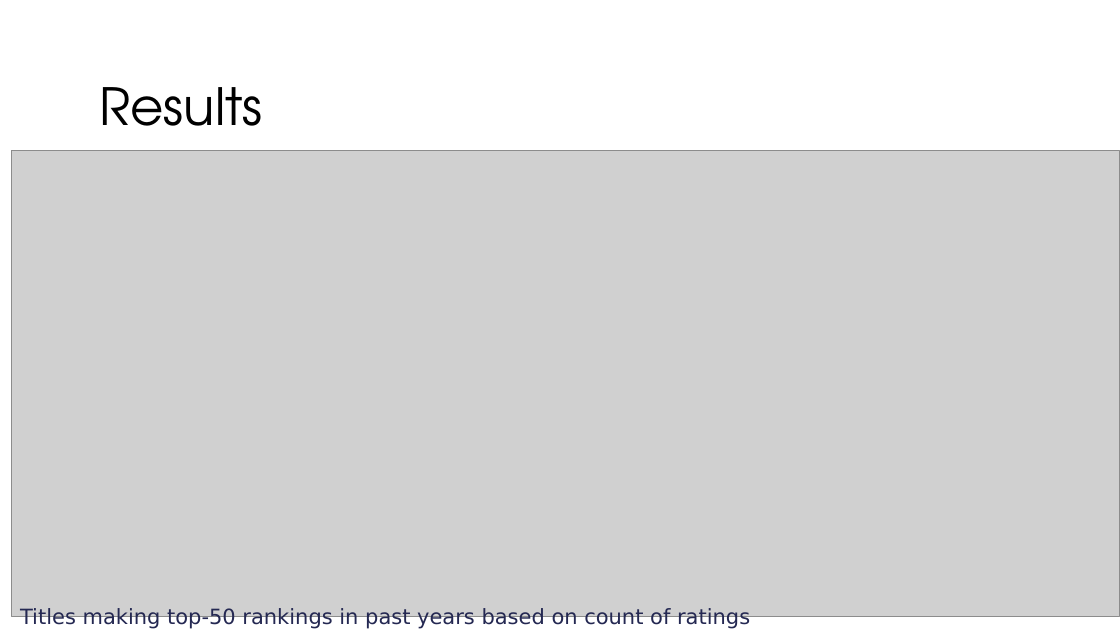
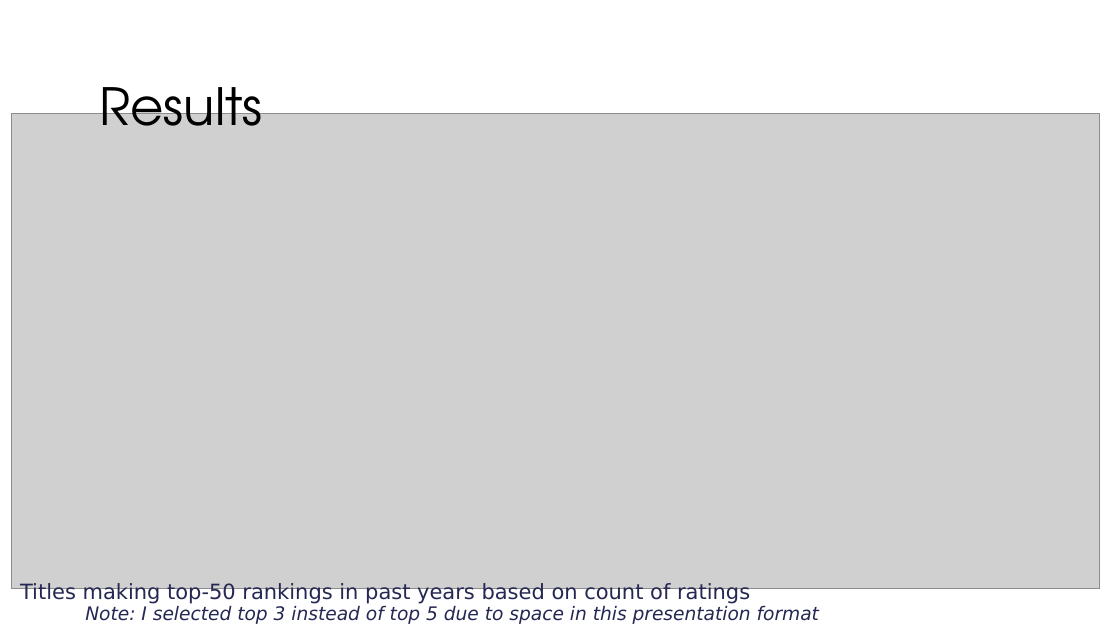
Before and after one commit to learningsCCM/Final-Project, a slide deck: slide 4 of FinalProjectPresentation.pptx (slide 5 before the commit). Drawn at 1120x630 pixels with LibreOffice and Linux fonts; fonts in the diff are those of the drawing; grey boxes stand for pictures. Boxes give left, top, right and bottom in pixels: in the first picture for what was removed or moved away, otherwise in the second. Text is boxed around its words. In the diff, an @@ line names an element or a change of style, - is before the commit and + after.

```diff
--- a/FinalProjectPresentation.pptx
+++ b/FinalProjectPresentation.pptx
@@ picture resized from (x1=12, y1=151, x2=1120, y2=617) to (x1=12, y1=113, x2=1099, y2=588) @@
@@ text "Titles making top-50 rankings in ..." moved from (x1=20, y1=608, x2=750, y2=629) to (x1=20, y1=583, x2=750, y2=604) @@
@@ text added at (x1=85, y1=606, x2=819, y2=624), 16 pt, text #242852, italic @@
+Note: I selected top 3 instead of top 5 due to space in this presentation format
```
Also in this commit, not shown: 10 other slides changed.
